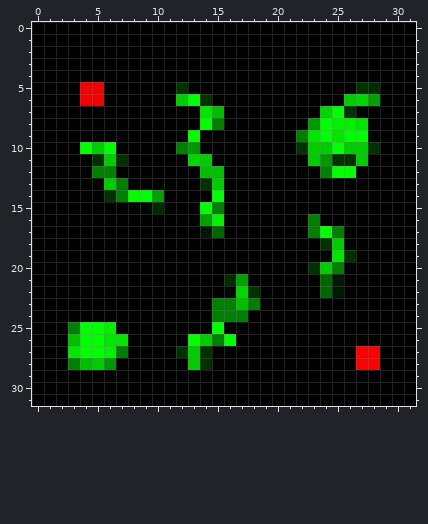
Two versions of one pixel-art sprite, a5-multiman/render-data/images/smalllvl.png. Above: the version before the commit.
The file is 32x32 pixels. Colours within 5 levels of each other are drawn and written as one.
And afterwards:
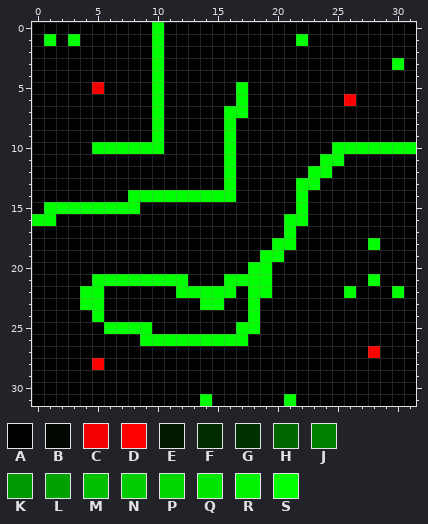
Palette (. is transparent): A #000000  B #000600  C #f50000  D #fe0000  E #001900  F #002c00  G #003200  H #006700  J #007f00  K #009800  L #00a100  M #00bf00  N #00cd00  P #00d600  Q #00e600  R #00f200  S #00ff00
Change:
Changed rows in their new state; - is an unchanged pixel.
first column x 0:
 0 ----------S---------------------
 1 -S-S------S-----------S---------
 2 ----------S---------------------
 3 ----------S-------------------S-
 4 ----------S---------------------
 5 ----A-----S-A----S---------AA---
 6 ----AA----S-AAA--S--------DAA---
 7 ----------S---AASS------AAA-----
 8 ----------S---AAS------AAAAA----
 9 ----------S--A--S-----AAAAAA----
10 ----AS-SSSS-AA--S-----AAA-SSSSSS
11 -----AAA-----AA-S------ASSAA----
12 -----AA-------AAS------SSAA-----
13 ------AA------AAS-----SS--------
14 ------AA--SSSSS-S-----S---------
15 -SSSSSSSSAA---AA------S---------
16 SS------------AA-----SSA--------
17 --------------AA-----S-AAA------
18 --------------------SS--AA--S---
19 -------------------SS----AA-----
20 ------------------SS---AAA------
21 -----SSSSSSSS---SSSS----AA--S---
22 ----SS------SSSSSASS----AAS---S-
23 ----SS--------SSAAS-------------
24 -----S---------AAAS-------------
25 ---AAASSSS-----A-SS-------------
26 ---AAAAA-SSSS-SS-S--------------
27 ---AAAAA----AAA------------A----
28 ---AADA------AA------------AA---
31 --------------S------S----------
Where, in picture pixels (left, top, right, bottom), the same in both pictures:
changed: (32, 22, 416, 406)
